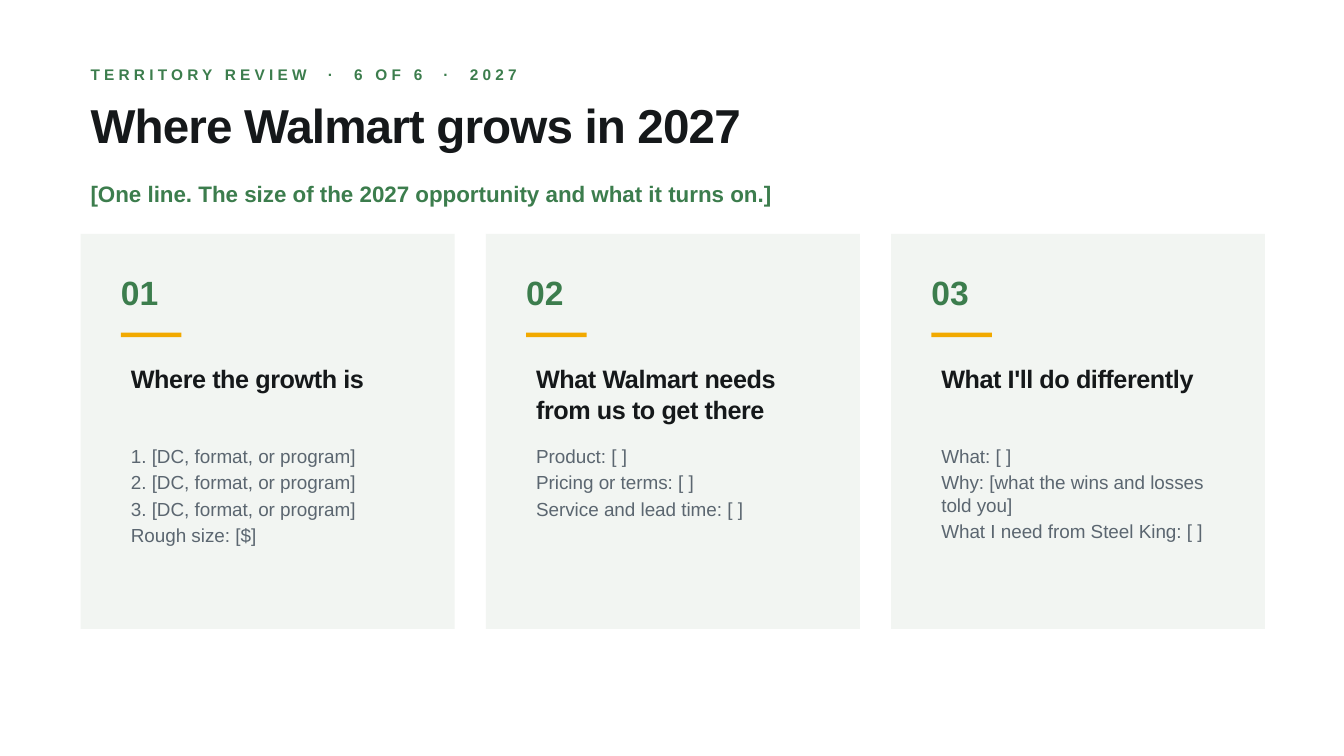
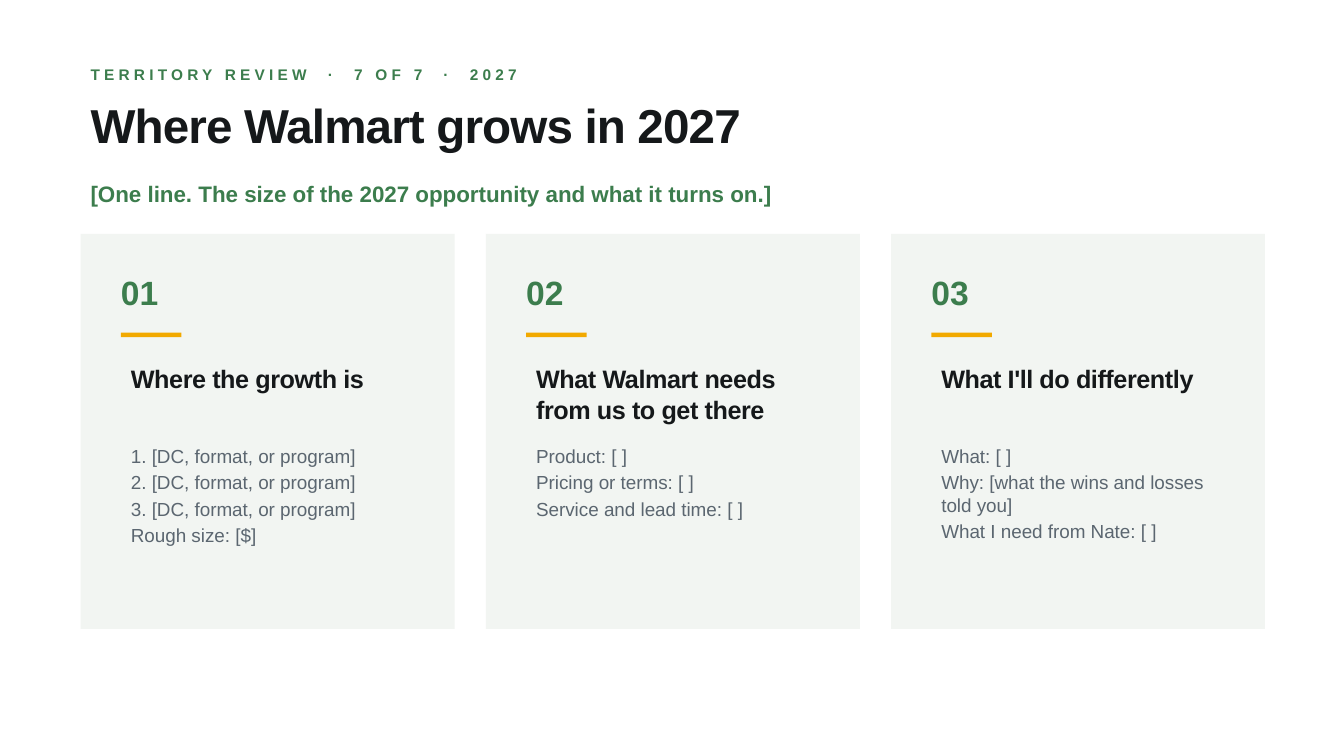
Before and after one commit to guralsnj/git_test, a slide deck: slide 8 of decks/territory-review/Territory Review Template - Walmart (Chad).pptx (slide 7 before the commit). Drawn at 1344x756 pixels with LibreOffice and Linux fonts; fonts in the diff are those of the drawing; background and template pictures are left out. Boxes give left, top, right and bottom in pixels: in the first picture for what was removed or moved away, otherwise in the second. Text is boxed around its words. In the diff, an @@ line names an element or a change of style, - is before the commit and + after.

```diff
--- a/decks/territory-review/Territory Review Template - Walmart (Chad).pptx
+++ b/decks/territory-review/Territory Review Template - Walmart (Chad).pptx
@@ text at <box>91,69,517,80</box>: text changed @@
-TERRITORY REVIEW · 6 OF 6 · 2027
+TERRITORY REVIEW · 7 OF 7 · 2027
@@ text at <box>941,524,1136,538</box>: text changed @@
-What I need from Steel King: [ ]
+What I need from Nate: [ ]
```
Also in this commit, not shown: 5 other slides changed, 1 slide added, 5 other files.
